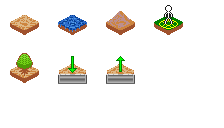
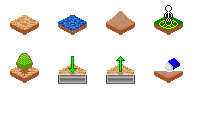
Layered file, before and after one edit (224 × 128). Changes by layer:
painted on "btn_icon.png" over [154, 58, 183, 83]
